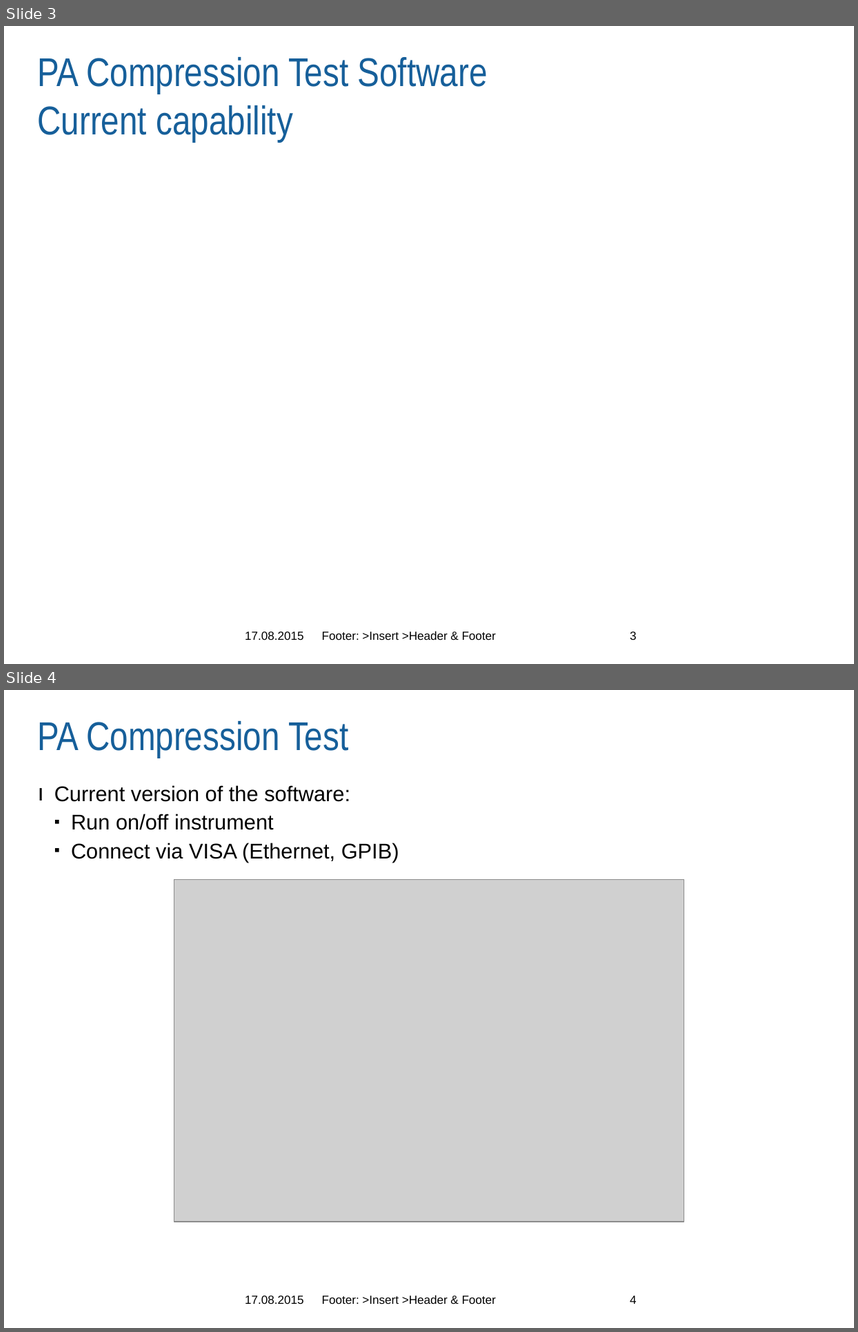
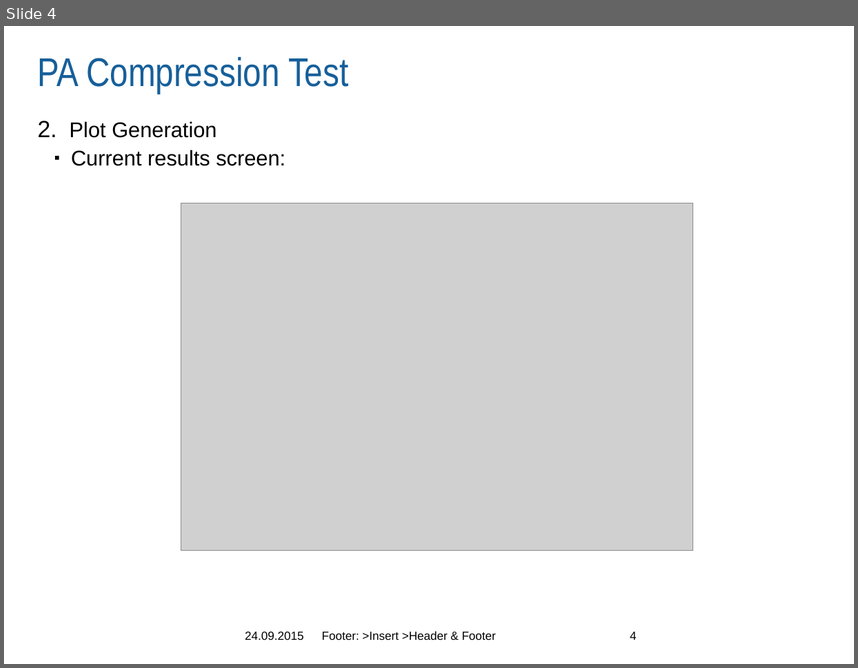
Before and after one commit to Terrabits/PACompressionTest, a slide deck: Screenshots/v2.0 Prototype/MA-COM PA Compression Test Software.pptx. Shown one above the other, each under a label of ours: slides 3 and 4 before the commit, slide 4 after it. The pictures are 858x1332 and 858x668 pixels, drawn with LibreOffice and Linux fonts; fonts in the diff are those of the drawing; grey boxes stand for pictures; background and template pictures are left out. Boxes give left, top, right and bottom in pixels: in the first picture for what was removed or moved away, otherwise in the second. Text is boxed around its words. In the diff, an @@ line names an element or a change of style, - is before the commit and + after.

```diff
--- a/Screenshots/v2.0 Prototype/MA-COM PA Compression Test Software.pptx
+++ b/Screenshots/v2.0 Prototype/MA-COM PA Compression Test Software.pptx
@@ slide 4 removed at [4,690,854,1328], background #FFFFFF @@
@@ title removed at [38,721,348,758] @@
-PA Compression Test
@@ text removed at [54,785,399,862] @@
-ı Current version of the software:
-  ▪ Run on/off instrument
-  ▪ Connect via VISA (Ethernet, GPIB)
@@ picture removed at [174,880,684,1221] @@
@@ text removed at [245,1295,303,1303] @@
-17.08.2015
@@ text removed at [322,1294,496,1303] @@
-Footer: >Insert >Header & Footer
@@ page number removed at [630,1295,637,1303] @@
-4
@@ what was slide 3 is now slide 4 @@
@@ slide 4 changed as well @@
@@ title at [38,57,348,94]: text changed @@
-PA Compression Test Software
-Current capability
+PA Compression Test
@@ text added at [70,121,286,166], 18 pt, text #000000 @@
+2. Plot Generation
+  ▪ Current results screen:
@@ picture added at [181,203,693,550] @@
@@ text at [245,631,303,639]: text changed @@
-17.08.2015
+24.09.2015
@@ page number at [630,631,637,639]: text changed @@
-3
+4
```
Also in this commit, not shown: 5 other slides changed, 6 other slides removed, 6 other files.
